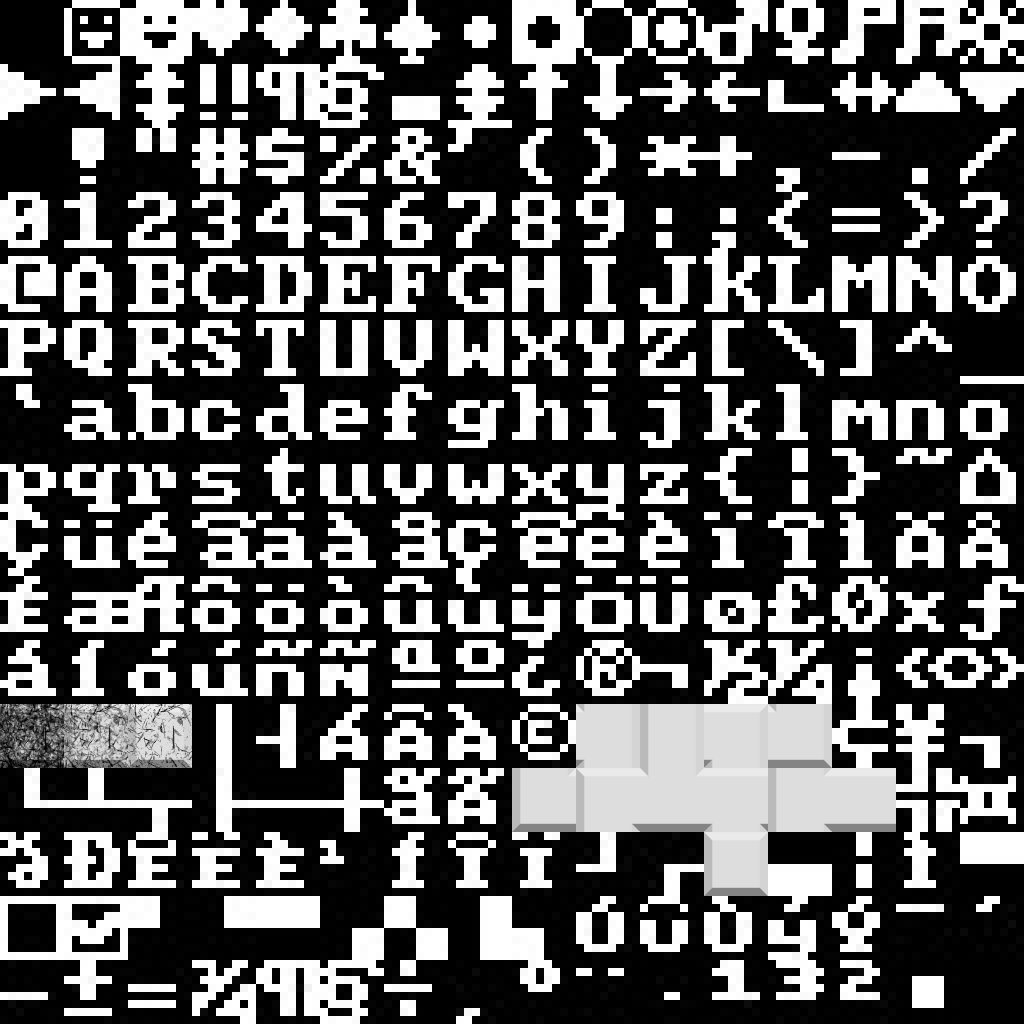
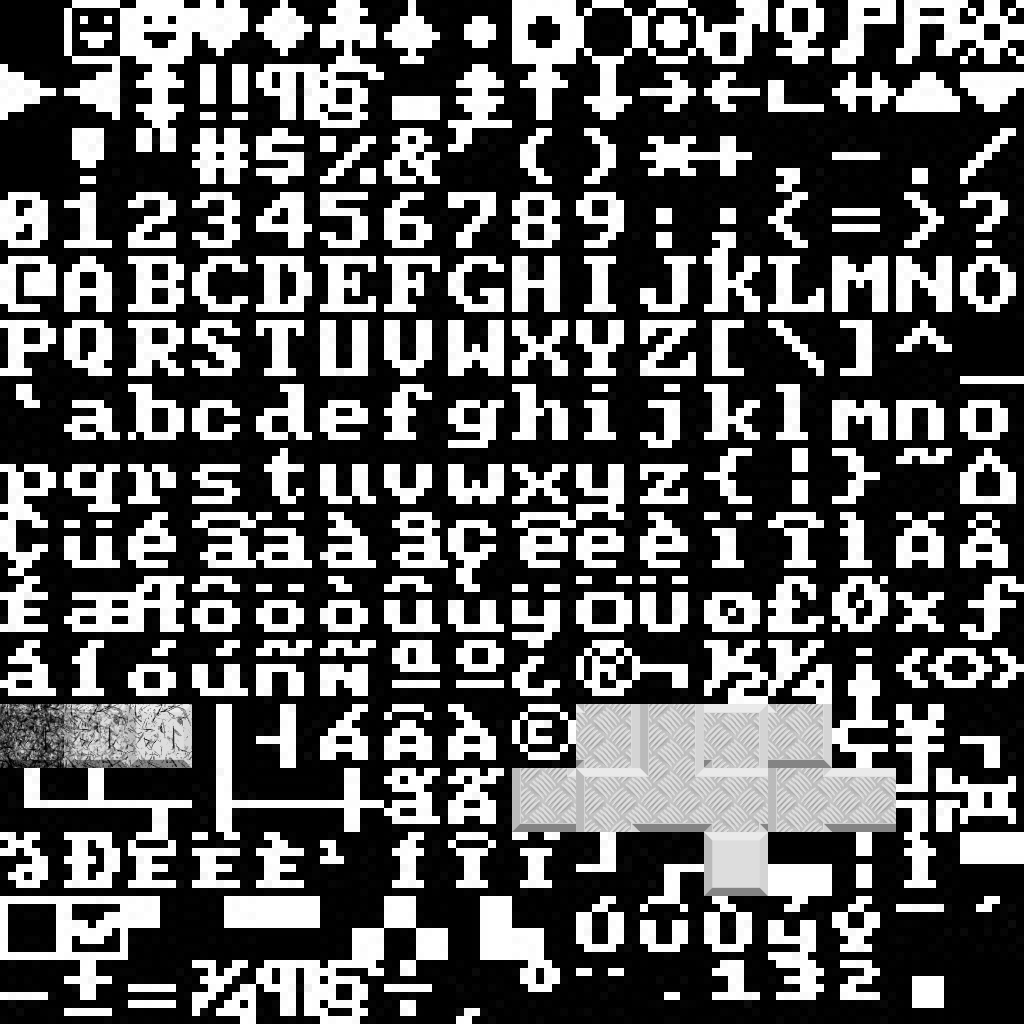
Before/after of a 1024×1024 layered artwork. What changed in the layer stack:
added layer "Background copy" (multiply, 84%) above "block.png copy #3" over <box>521,704,896,832</box>
